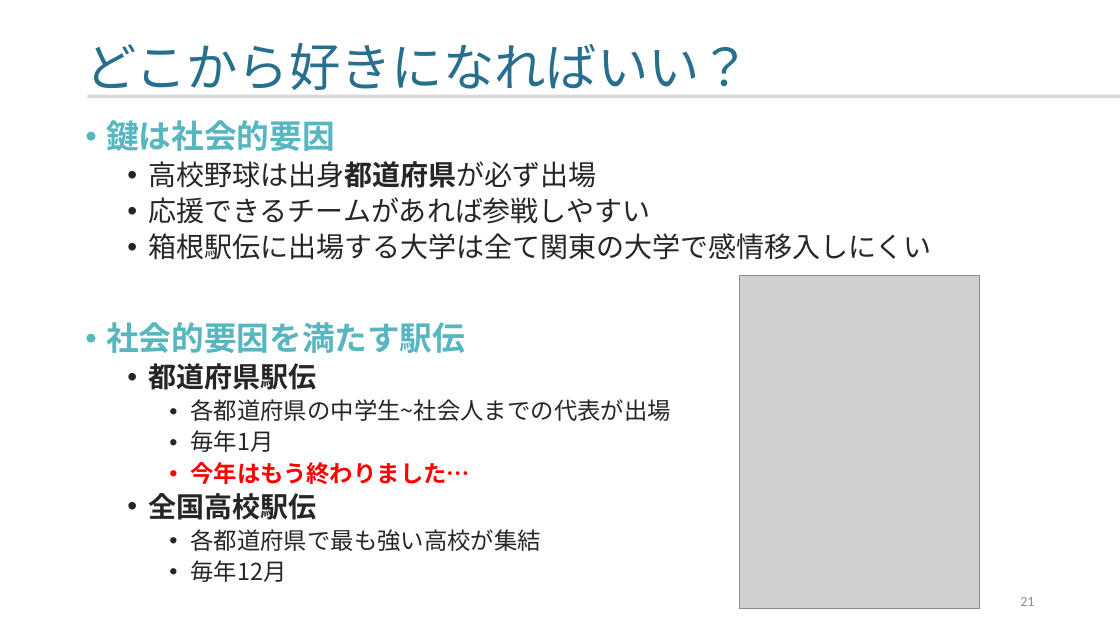
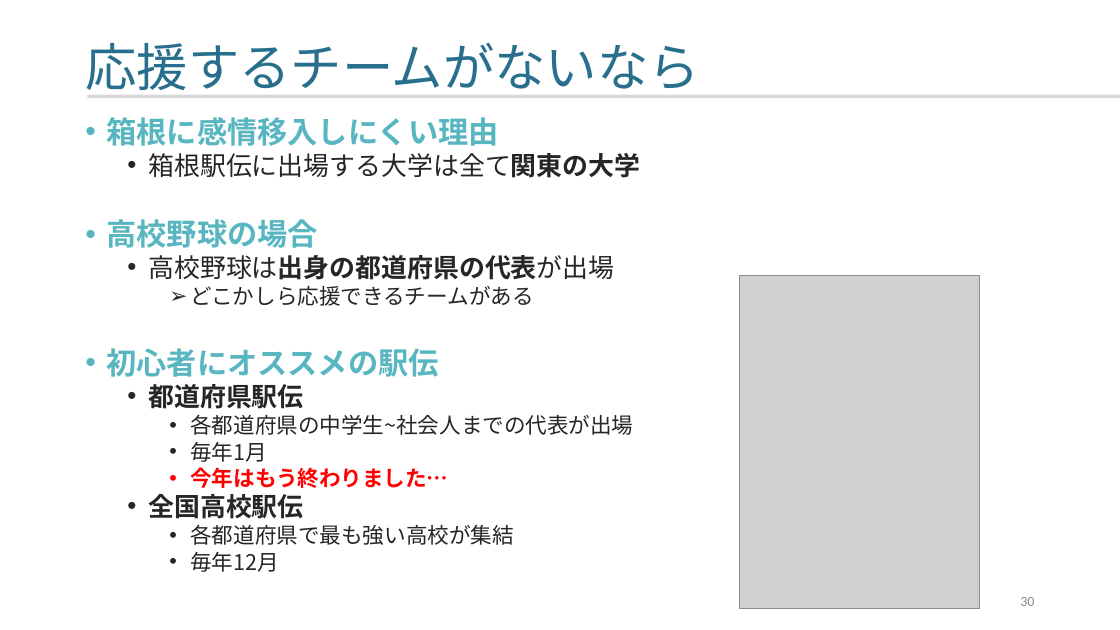
Before and after one commit to yamada-ai/java-prac, a slide deck: slide 30 of 2025_0131_箱根駅伝_aa.pptx (slide 21 before the commit). Drawn at 1120x630 pixels with LibreOffice and Linux fonts; fonts in the diff are those of the drawing; grey boxes stand for pictures. Boxes give left, top, right and bottom in pixels: in the first picture for what was removed or moved away, otherwise in the second. Text is boxed around its words. In the diff, an @@ line names an element or a change of style, - is before the commit and + after.

```diff
--- a/2025_0131_箱根駅伝_aa.pptx
+++ b/2025_0131_箱根駅伝_aa.pptx
@@ title at (x1=85, y1=42, x2=699, y2=90): text changed @@
-どこから好きになればいい？
+応援するチームがないなら
@@ text at (x1=106, y1=117, x2=640, y2=377): text changed; size 24 to 22.2 pt; bold on @@
-• 鍵は社会的要因
-  • 高校野球は出身都道府県が必ず出場
-  • 応援できるチームがあれば参戦しやすい
-  • 箱根駅伝に出場する大学は全て関東の大学で感情移入しにくい
-• 社会的要因を満たす駅伝
+• 箱根に感情移入しにくい理由
+  • 箱根駅伝に出場する大学は全て関東の大学
+• 高校野球の場合
+  • 高校野球は出身の都道府県の代表が出場
+    ➢ どこかしら応援できるチームがある
+• 初心者にオススメの駅伝
@@ text at (x1=148, y1=384, x2=633, y2=572): size 24 to 22.2 pt in "都道府県駅伝", "全国高校駅伝"; size 20 to 18.5 pt in "各都道府県の中学生~社会人までの代表が出場", "毎年1月", "今年はもう終わりました…", "各都道府県で最も強い高校が集結" and 1 more places; line spacing 0.9 to 0.8 @@
@@ page number at (x1=1020, y1=597, x2=1034, y2=606): text changed @@
-21
+30
```
Also in this commit, not shown: 12 other slides changed, 10 slides added.
